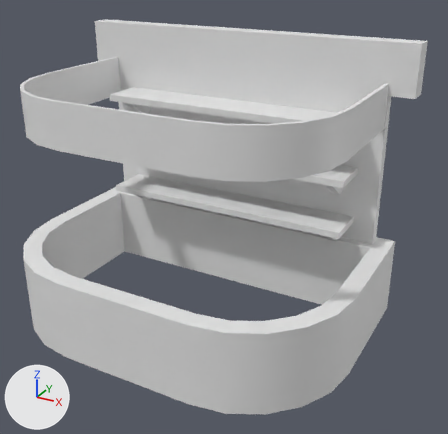
The FBX model Assets/_Project/Art/Models/Environments/Structures/MESH_LabubuKiosk.fbx: old version first, new version second.
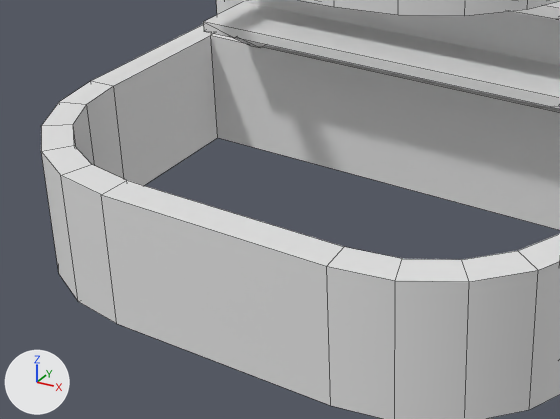
There are two pictures of each version: one whole from a camera (50 mm lens) standing at (0.651, -1.205, 0.568) and looking at (0.072, -0.153, 0.042), one close up on the part from 0% to 71% of the width and 40% to 95% of the height. Lighting does not change. The marker at lower left points along +X, +Y and +Z. The close-ups show mesh edges as thin lines.

Before the edit, the objects in view are built like this:
```python
me_cube_004 = bpy.data.meshes.new('Cube.004')
me_cube_004.from_pydata(...)  # 214 vertices, 216 faces; spans x -0.399..0.397, y -0.427..0.086, z -0.219..0.395
# before: 110 (-0.147, -0.387, -0.044) at pixel (126, 180), 111 (-0.21, -0.378, -0.044) at pixel (91, 164), 113 (-0.264, -0.35, -0.044) at pixel (74, 145), 126 (0.208, -0.378, -0.044) at pixel (402, 258), 127 (0.145, -0.387, -0.044) at pixel (344, 246)
# before: 130 (0.262, -0.35, -0.044) at pixel (461, 259)
ob_kiosk = bpy.data.objects.new('kiosk', me_cube_004)
ob_kiosk.location = (0.0, 0.0, 0.0)
```
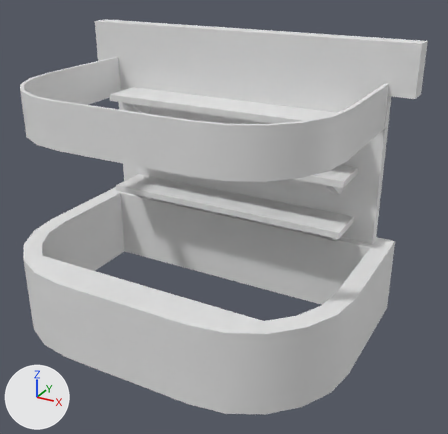
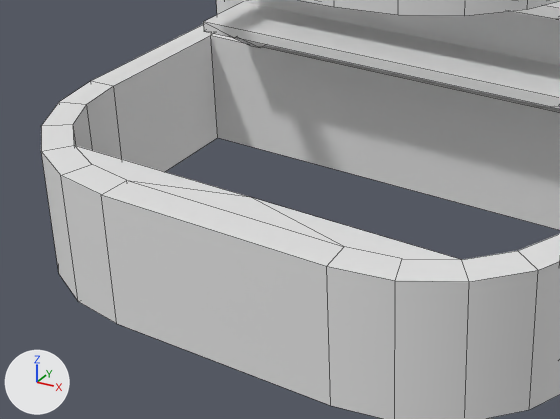
Commit message: [MOD] Changed Labubu kiosk

Diff of the bpy script that builds the scene:
```diff
--- a/Assets/_Project/Art/Models/Environments/Structures/MESH_LabubuKiosk.fbx.py
+++ b/Assets/_Project/Art/Models/Environments/Structures/MESH_LabubuKiosk.fbx.py
@@ me_cube_004 @@
 me_cube_004.from_pydata(...)  # 214 vertices, 216 faces; spans x -0.399..0.397, y -0.427..0.086, z -0.219..0.395
 # used by ob_kiosk; location = (0.0, 0.0, 0.0)
 # verts and faces of me_cube_004; kept vertices keep their numbers, new ones are numbered from 214
+# me_cube_004 part 1
+verts[214] = (-0.001, -0.35, -0.044)  # pixel (249, 196)
+faces += [(126, 130, 214, 127), (110, 214, 113, 111), (110, 127, 214)]
```

Where the change shows, as pixel boxes (x1, y1, x2, y2) in the close-ups (560 x 419 px):
part 1 of me_cube_004, added
    after: (75, 145, 461, 260)
